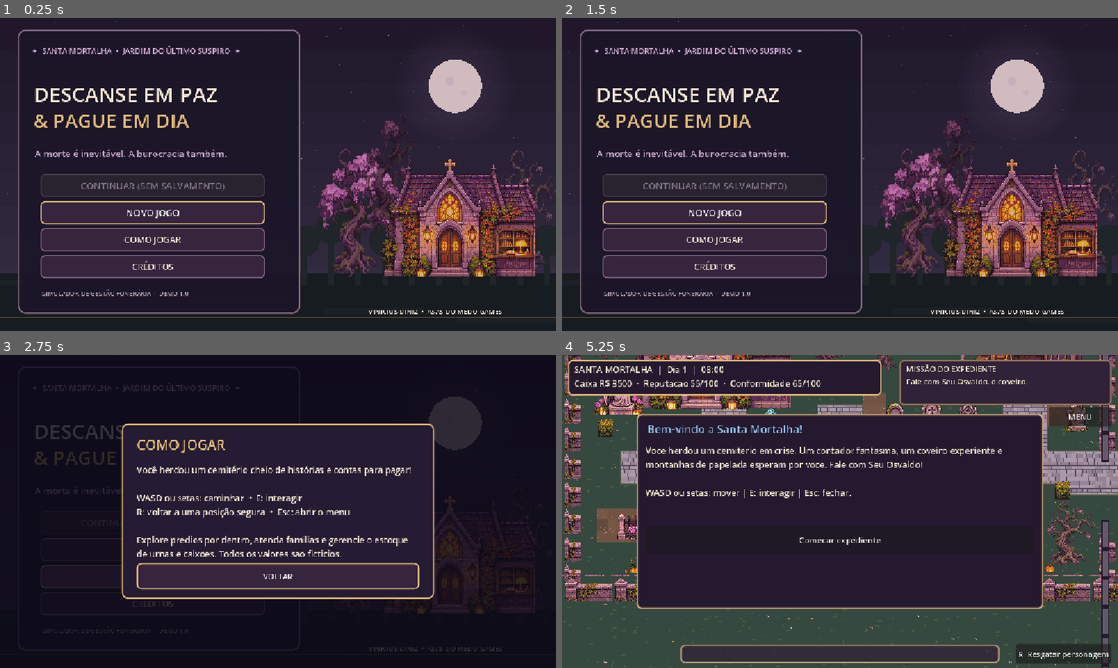
Above: before the commit, frames 1-4 (two rows, left to right).
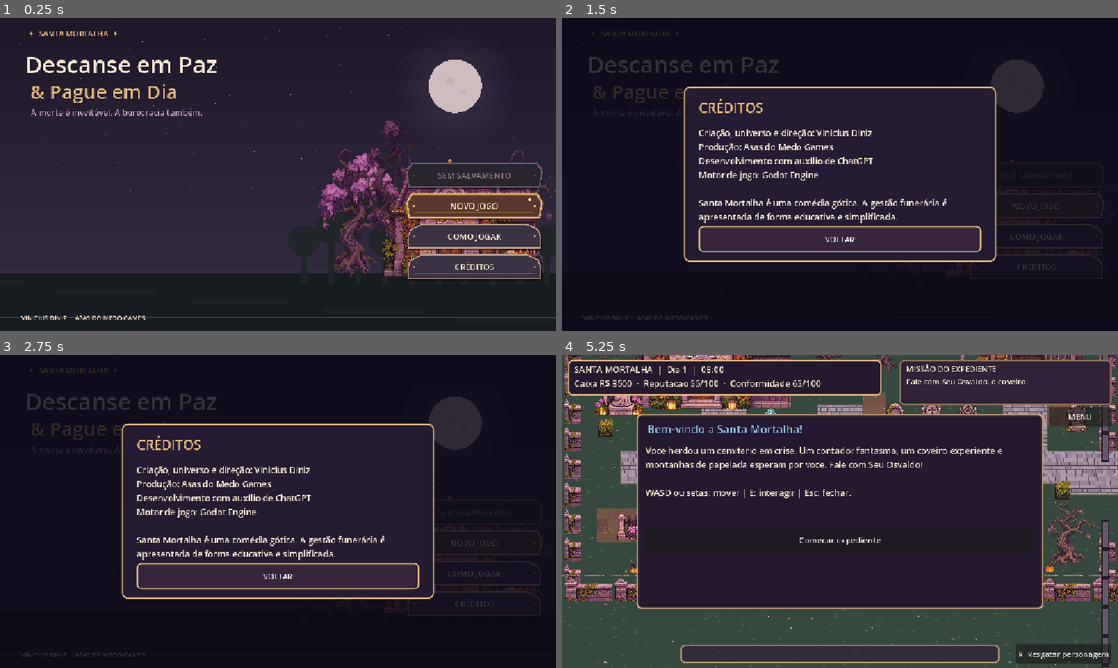
Above: after the commit, the same moments.

Repository: viniciushb104-png/descanse-em-paz
Game: Godot game, scene res://scenes/menu/main_menu.tscn
The game is run twice, just before and just after one commit, with the same random seed, the same clock (stepped at 60 frames per second) and the same inputs.
Inputs (mouse positions are in pixels of both pictures, inside the frame that each line leads up to):
- Up to frame 1 (0.25 s): no input
- Up to frame 2 (1.5 s): click "CRÉDITOS" at 0.5 s; click "COMO JOGAR" at 1.25 s
- Up to frame 3 (2.75 s): click "COMO JOGAR" at 2 s
- Up to frame 4 (5.25 s): click "NOVO JOGO" at 2.75 s; click "NOVO JOGO" at 3.5 s; click "VOLTAR" at 4.25 s; tap Enter at 5 s; move the mouse to (962, 495) at 5.02 s; hold Right (ui_right) from 5.03 s (still down); tap E at 5.1 s; click (962, 495) at 5.17 s

The runs differ from the first frame. In frame 1, 14% of the frame differs, in the area x 3-98%, y 3-97%; in frame 2, 32%, in the area x 0-100%, y 0-97%; in frame 3, 5.5%; in frame 4, nothing differs.

Commit message:
feat(menu): reunir elenco e botoes funebres sobre gramado

Diff:
--- a/scripts/ui/main_menu.gd
+++ b/scripts/ui/main_menu.gd
@@ -13,9 +13,13 @@
 const TREE_LILAC: Texture2D = preload("res://assets/trees/Arvore_01.png")
 const TREE_GOTHIC: Texture2D = preload("res://assets/trees/Arvore_10.png")
 const TREE_TWISTED: Texture2D = preload("res://assets/trees/Arvore_06.png")
+const MENU_BACKGROUND_PATH := "res://assets/menu/menu_turma.png"
+const GRAVE_MARKER_SCRIPT := preload("res://scripts/ui/menu_grave_marker.gd")
 
 var elapsed: float = 0.0
 var continue_button: Button
+var continue_marker: Control
+var menu_background: TextureRect
 var new_button: Button
 var modal_overlay: ColorRect
 var modal_title: Label
@@ -24,6 +28,7 @@
 
 func _ready() -> void:
     texture_filter = CanvasItem.TEXTURE_FILTER_NEAREST
+    _install_background()
     _build_menu()
     _build_modal()
     _refresh_continue()
@@ -34,9 +39,12 @@
 
 func _process(delta: float) -> void:
     elapsed += delta
-    queue_redraw()
+    if menu_background == null:
+        queue_redraw()
 
 func _draw() -> void:
+    if menu_background != null:
+        return
     var viewport_size: Vector2 = size
     var width: float = viewport_size.x
     var height: float = viewport_size.y
@@ -121,45 +129,83 @@
     button.add_theme_stylebox_override("focus", _style(Color(0, 0, 0, 0), GOLD, 9, 3))
     return button
 
+func _install_background() -> void:
+    # A arte e um recurso opcional: testes e projeto continuam abrindo
+    # enquanto o PNG esta sendo integrado ao repositorio.
+    if not ResourceLoader.exists(MENU_BACKGROUND_PATH):
+        return
+    var image_texture := load(MENU_BACKGROUND_PATH) as Texture2D
+    if image_texture == null:
+        return
+    menu_background = TextureRect.new()
+    menu_background.name = "CemeteryMenuBackground"
+    menu_background.texture = image_texture
+    menu_background.expand_mode = TextureRect.EXPAND_IGNORE_SIZE
+    menu_background.stretch_mode = TextureRect.STRETCH_KEEP_ASPECT_COVERED
+    menu_background.texture_filter = CanvasItem.TEXTURE_FILTER_NEAREST
+    menu_background.mouse_filter = Control.MOUSE_FILTER_IGNORE
+    add_child(menu_background)
+    menu_background.set_anchors_and_offsets_preset(Control.PRESET_FULL_RECT)
+
+
+func _add_memorial_button(title_text: String, y: float, is_coffin: bool) -> Button:
+    var marker := GRAVE_MARKER_SCRIPT.new() as Control
+    marker.name = "Memorial_" + title_text.replace(" ", "_")
+    marker.position = Vector2(840, y)
+    marker.size = Vector2(286, 56)
+    marker.set("shape_kind", 1 if is_coffin else 0)
+    marker.mouse_filter = Control.MOUSE_FILTER_IGNORE
+    add_child(marker)
+
+    var button := _make_button(title_text, 17)
+    button.name = "Button_" + title_text.replace(" ", "_")
+    button.position = marker.position
+    button.size = marker.size
+    button.custom_minimum_size = Vector2(250, 56)
+    button.mouse_default_cursor_shape = Control.CURSOR_POINTING_HAND
+    button.focus_mode = Control.FOCUS_ALL
+    # O Button e a area interativa; a lapide/caixao e desenhada atras.
+    # Remove apenas o fundo padrao deste Button, nao dos botoes dos modais.
+    var transparent_style := StyleBoxEmpty.new()
+    for state in ["normal", "hover", "pressed", "disabled", "focus"]:
+        button.add_theme_stylebox_override(state, transparent_style)
+    button.add_theme_color_override("font_color", CREAM)
+    button.add_theme_color_override("font_hover_color", Color("#fff2b8"))
+    button.add_theme_color_override("font_pressed_color", GOLD)
+    button.add_theme_color_override("font_focus_color", Color("#fff2b8"))
+    button.add_theme_color_override("font_disabled_color", Color("#857983"))
+    button.mouse_entered.connect(func() -> void: marker.set("highlighted", true))
+    button.mouse_exited.connect(func() -> void: marker.set("highlighted", button.has_focus()))
+    button.focus_entered.connect(func() -> void: marker.set("highlighted", true))
+    button.focus_exited.connect(func() -> void: marker.set("highlighted", button.is_hovered()))
+    add_child(button)
+    if title_text == "CONTINUAR EXPEDIENTE":
+        continue_marker = marker
+    return button
+
+
 func _build_menu() -> void:
-    var backing := Panel.new()
-    backing.position = Vector2(37, 24)
-    backing.size = Vector2(585, 588)
-    backing.add_theme_stylebox_override("panel", _style(Color("#1b1528e8"), Color("#866b80"), 15, 3))
-    backing.mouse_filter = Control.MOUSE_FILTER_IGNORE
-    add_child(backing)
-
-    _make_label("✦  SANTA MORTALHA  •  JARDIM DO ÚLTIMO SUSPIRO  ✦", Vector2(65, 56), Vector2(533, 32), 16, LILAC)
-    _make_label("DESCANSE EM PAZ", Vector2(70, 128), Vector2(545, 56), 43, CREAM)
-    _make_label("& PAGUE EM DIA", Vector2(70, 184), Vector2(525, 56), 40, GOLD)
-    _make_label("A morte é inevitável. A burocracia também.", Vector2(72, 267), Vector2(510, 32), 19, LILAC)
-
-    continue_button = _make_button("CONTINUAR EXPEDIENTE")
-    continue_button.position = Vector2(84, 323)
-    continue_button.size = Vector2(465, 48)
+    # Cabecalho no ceu escuro; personagens permanecem livres no lado esquerdo.
+    _make_label("✦  SANTA MORTALHA  ✦", Vector2(58, 20), Vector2(530, 26), 16, GOLD)
+    _make_label("Descanse em Paz", Vector2(52, 62), Vector2(690, 67), 48, CREAM)
+    _make_label("& Pague em Dia", Vector2(63, 124), Vector2(600, 59), 40, GOLD)
+    _make_label("A morte é inevitável. A burocracia também.", Vector2(64, 183), Vector2(600, 32), 17, LILAC)
+
+    # Botões grandes sobre o gramado à direita; preservam mouse, teclado e toque.
+    continue_button = _add_memorial_button("CONTINUAR EXPEDIENTE", 298.0, true)
     continue_button.pressed.connect(_continue_game)
-    add_child(continue_button)
-
-    new_button = _make_button("NOVO JOGO")
-    new_button.position = Vector2(84, 379)
-    new_button.size = Vector2(465, 48)
+
+    new_button = _add_memorial_button("NOVO JOGO", 361.0, true)
     new_button.pressed.connect(_request_new_game)
-    add_child(new_button)
-
-    var how_to := _make_button("COMO JOGAR", 18)
-    how_to.position = Vector2(84, 435)
-    how_to.size = Vector2(465, 48)
+
+    var how_to := _add_memorial_button("COMO JOGAR", 424.0, false)
     how_to.pressed.connect(show_how_to_play)
-    add_child(how_to)
-
-    var credits := _make_button("CRÉDITOS", 18)
-    credits.position = Vector2(84, 491)
-    credits.size = Vector2(465, 48)
+
+    var credits := _add_memorial_button("CRÉDITOS", 487.0, false)
     credits.pressed.connect(show_credits)
-    add_child(credits)
-
-    _make_label("SIMULADOR DE GESTÃO FUNERÁRIA  ·  DEMO 1.0", Vector2(87, 561), Vector2(484, 24), 13, Color("#b2a0af"))
-    _make_label("VINICIUS DINIZ  •  ASAS DO MEDO GAMES", Vector2(698, 597), Vector2(410, 24), 14, CREAM, true)
+
+    _make_label("VINICIUS DINIZ  ·  ASAS DO MEDO GAMES", Vector2(44, 612), Vector2(560, 25), 13, CREAM)
+
 
 func _build_modal() -> void:
     modal_overlay = ColorRect.new()
@@ -225,7 +271,9 @@
 func _refresh_continue() -> void:
     var has_save := FileAccess.file_exists(SAVE_PATH)
     continue_button.disabled = not has_save
-    continue_button.text = "CONTINUAR EXPEDIENTE" if has_save else "CONTINUAR (SEM SALVAMENTO)"
+    continue_button.text = "CONTINUAR EXPEDIENTE" if has_save else "SEM SALVAMENTO"
+    if is_instance_valid(continue_marker):
+        continue_marker.set("disabled_visual", not has_save)
 
 func _continue_game() -> void:
     if not FileAccess.file_exists(SAVE_PATH):
